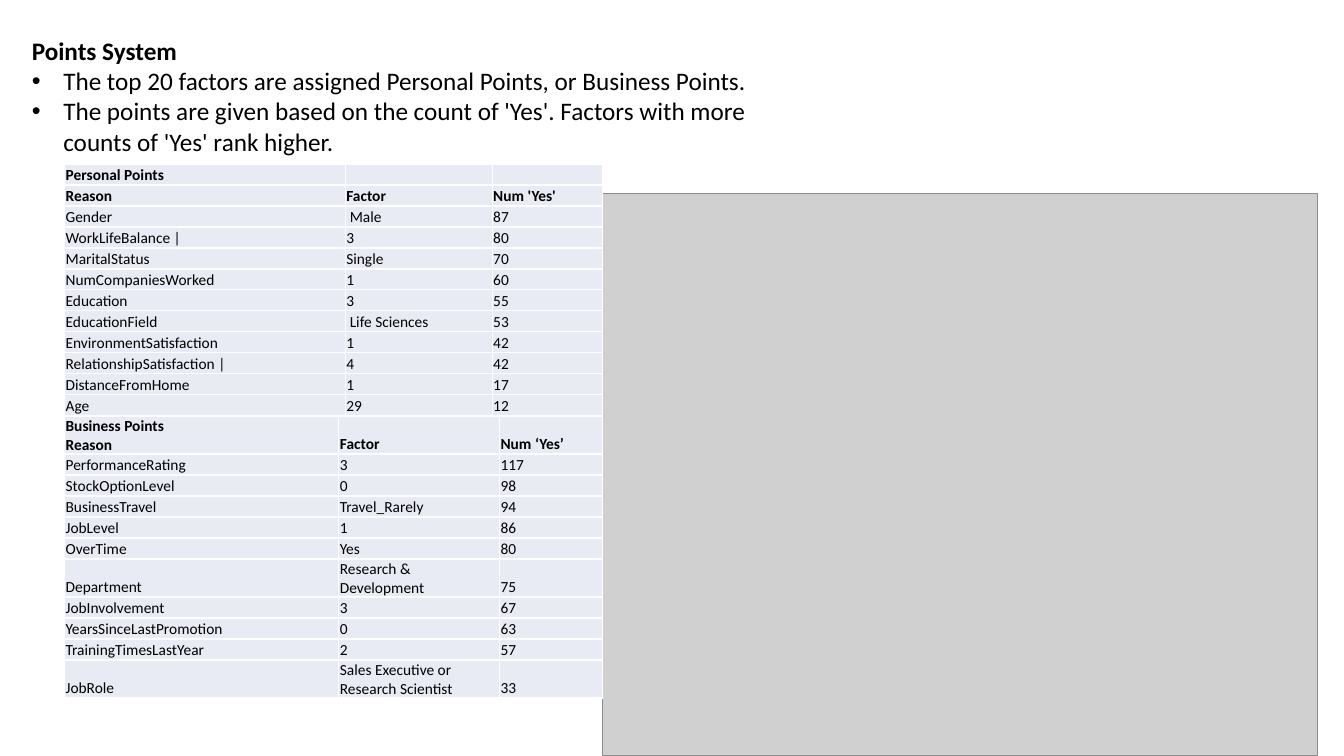
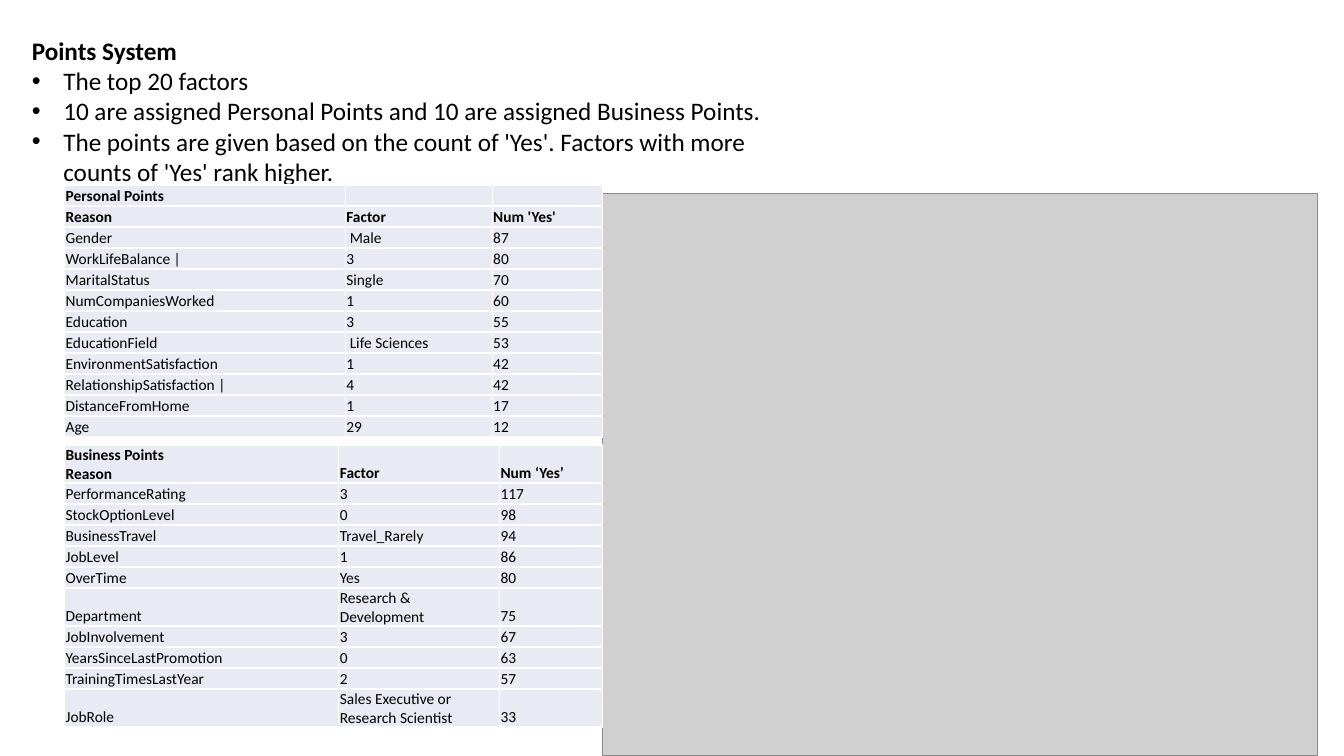
Before and after one commit to cmdre94/CaseStudy2DDS, a slide deck: slide 5 of Attrition Study.pptx (slide 4 before the commit). Drawn at 1344x756 pixels with LibreOffice and Linux fonts; fonts in the diff are those of the drawing; grey boxes stand for pictures. Boxes give left, top, right and bottom in pixels: in the first picture for what was removed or moved away, otherwise in the second. Text is boxed around its words. In the diff, an @@ line names an element or a change of style, - is before the commit and + after.

```diff
--- a/Attrition Study.pptx
+++ b/Attrition Study.pptx
@@ text at [63, 72, 760, 125]: text changed @@
-• The top 20 factors are assigned Personal Points, or Business Points.
+• The top 20 factors
+• 10 are assigned Personal Points and 10 are assigned Business Points.
@@ table: place and size @@
-table at [65, 164, 602, 418]
+table at [65, 186, 602, 439]
@@ table: place and size @@
-table at [65, 416, 602, 699]
+table at [65, 445, 602, 727]
```
Also in this commit, not shown: 3 other slides changed, 1 slide added.
